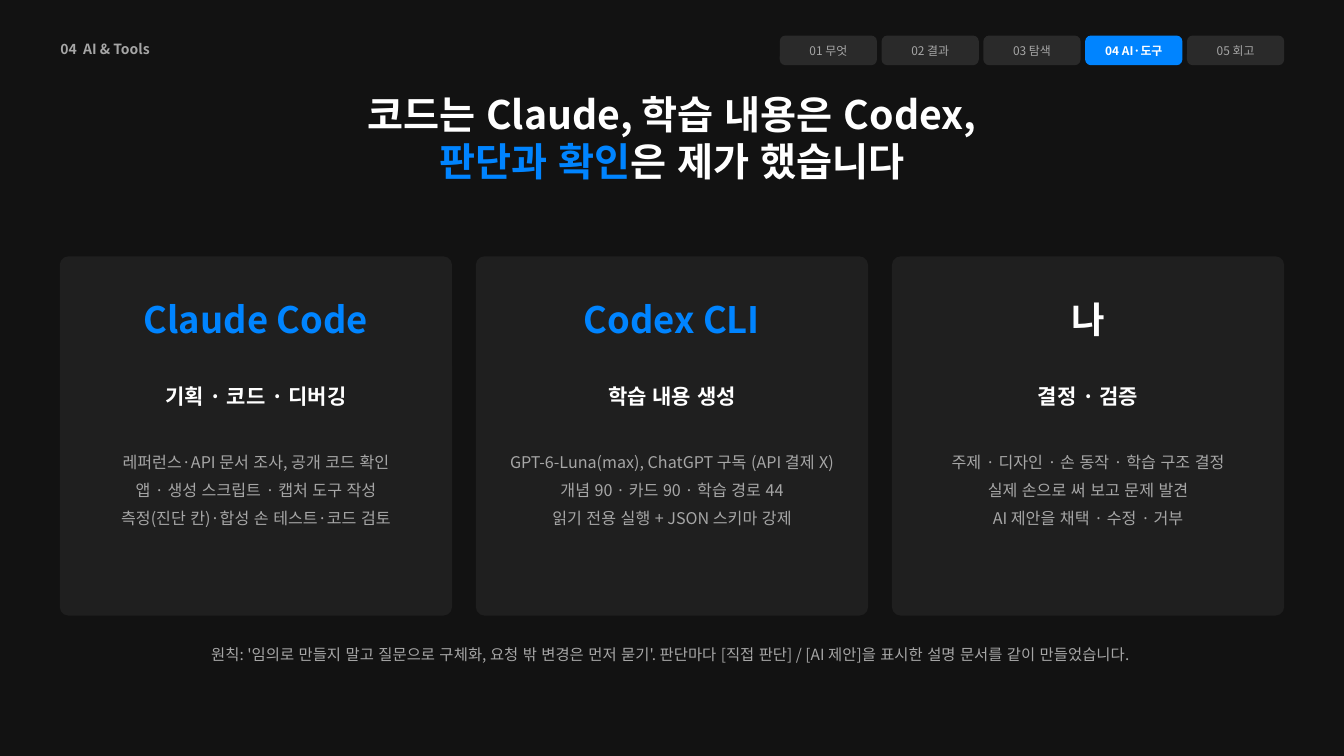
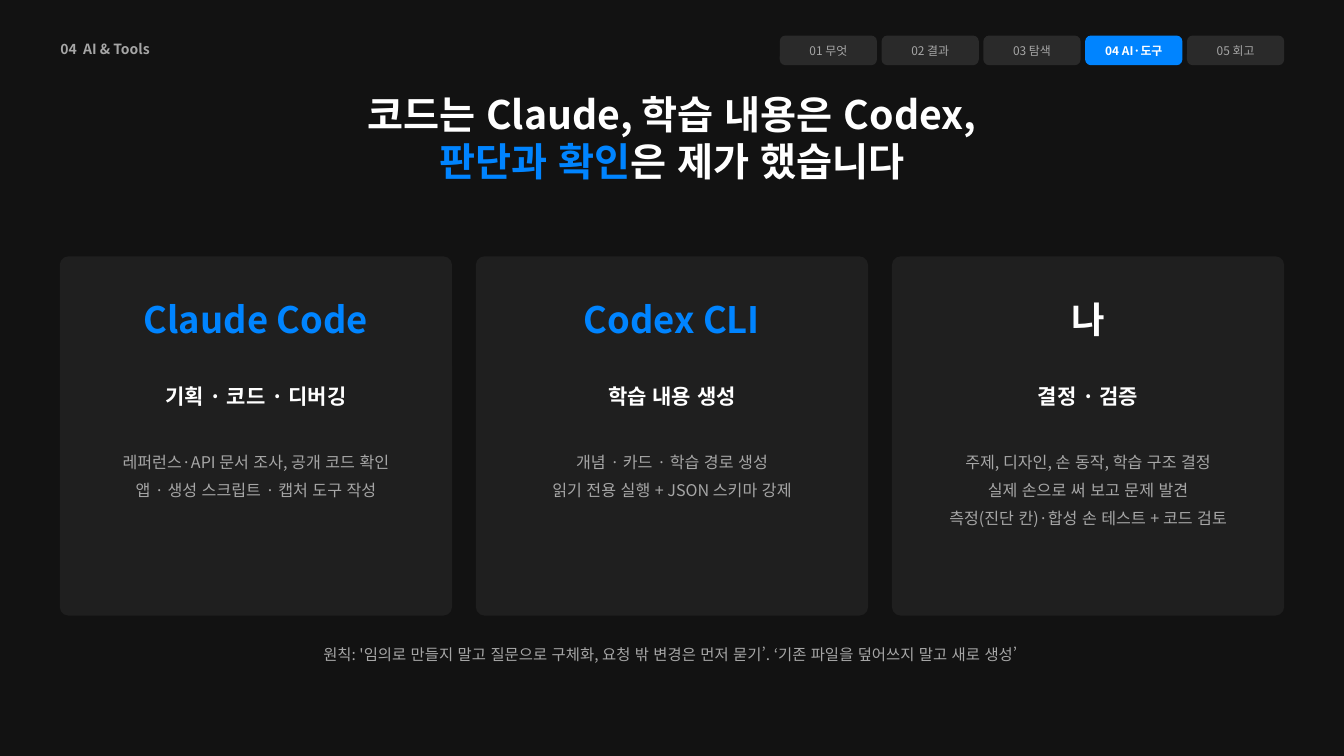
Before and after one commit to gunhyeok0803/Immersive_Interaction, a slide deck: slide 15 of presentation/slides.pptx. Drawn at 1344x756 pixels with LibreOffice and Linux fonts; fonts in the diff are those of the drawing. Boxes give left, top, right and bottom in pixels: in the first picture for what was removed or moved away, otherwise in the second. Text is boxed around its words. In the diff, an @@ line names an element or a change of style, - is before the commit and + after.

```diff
--- a/presentation/slides.pptx
+++ b/presentation/slides.pptx
@@ text at box(576, 454, 768, 469): text changed @@
-GPT-6-Luna(max), ChatGPT 구독 (API 결제 X)
-개념 90 · 카드 90 · 학습 경로 44
+개념 · 카드 · 학습 경로 생성
@@ text at box(949, 454, 1227, 527): text changed @@
-주제 · 디자인 · 손 동작 · 학습 구조 결정
-실제 손으로 써 보고 문제 발견
-AI 제안을 채택 · 수정 · 거부
+주제, 디자인, 손 동작, 학습 구조 결정
+실제 손으로 써 보고 문제 발견
+측정(진단 칸)·합성 손 테스트 + 코드 검토
@@ text at box(121, 510, 391, 527): paragraph removed @@
-측정(진단 칸)·합성 손 테스트·코드 검토
@@ text at box(323, 646, 1018, 663): text changed @@
-원칙: '임의로 만들지 말고 질문으로 구체화, 요청 밖 변경은 먼저 묻기'. 판단마다 [직접 판단] / [AI 제안]을 표시한 설명 문서를 같이 만들었습니다.
+원칙: '임의로 만들지 말고 질문으로 구체화, 요청 밖 변경은 먼저 묻기’. ‘기존 파일을 덮어쓰지 말고 새로 생성’
```
Also in this commit, not shown: 21 other slides changed, 1 other file.
